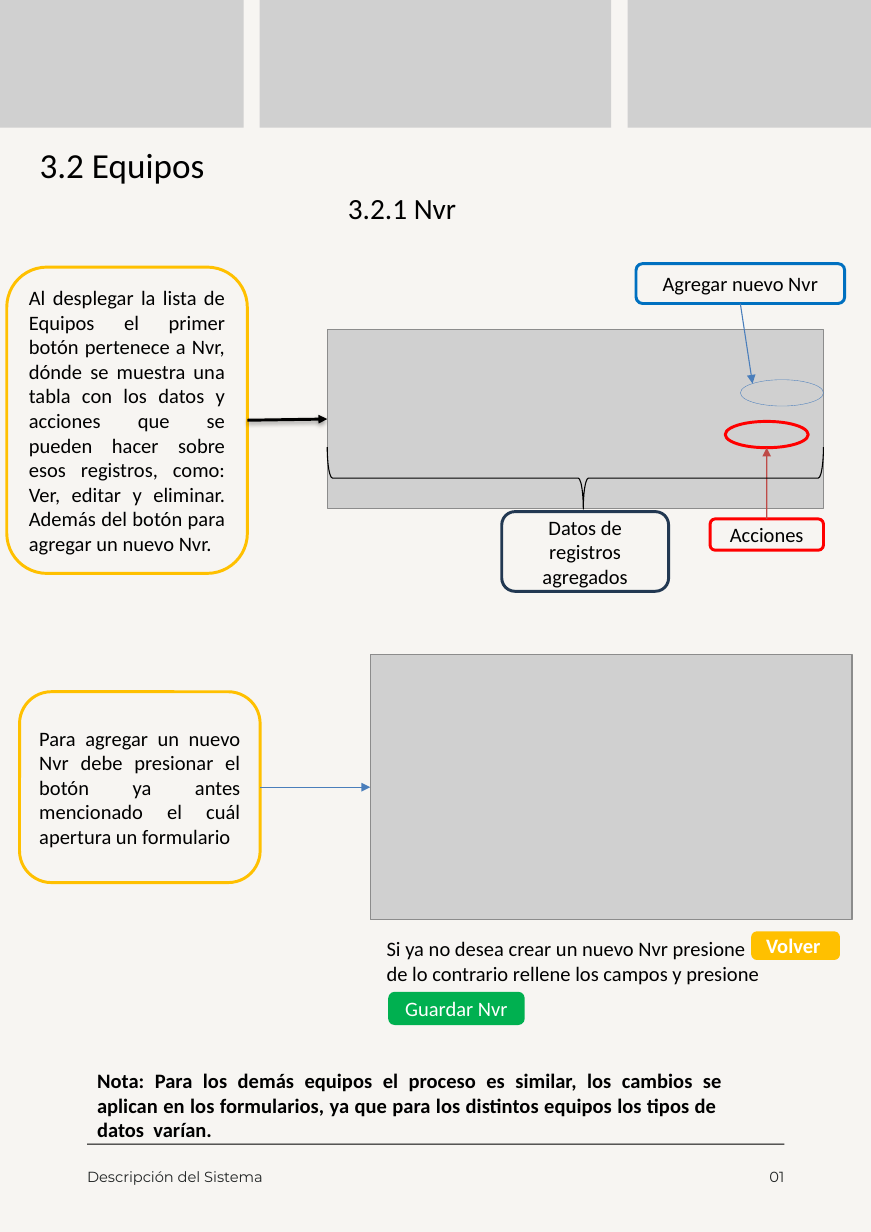
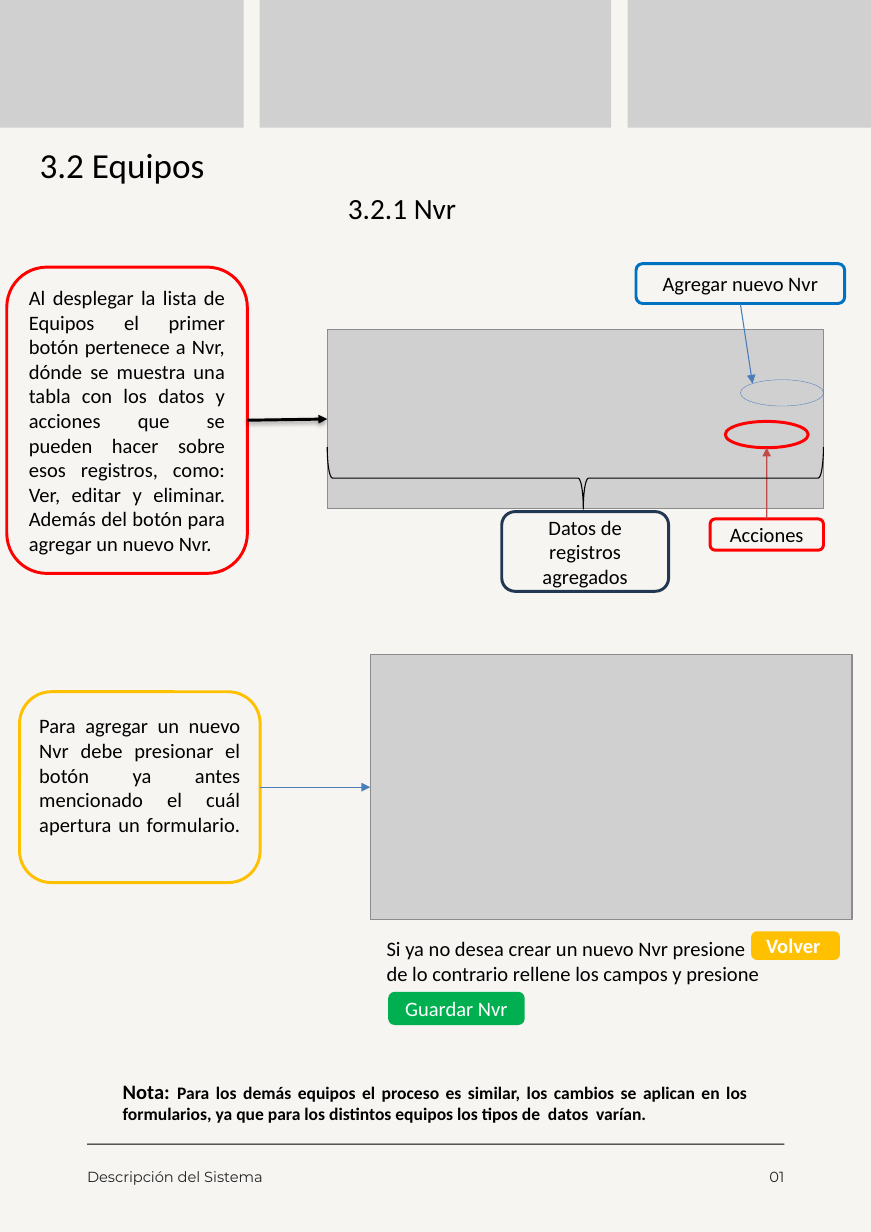
Before and after one commit to moreno-manuel/Pasantia-CVG-FMO, a slide deck: slide 10 of public/files/Documento A4 manual guía de estilos manual identidad visual minimalista rojo.pptx. Drawn at 871x1232 pixels with LibreOffice and Linux fonts; fonts in the diff are those of the drawing; grey boxes stand for pictures. Boxes give left, top, right and bottom in pixels: in the first picture for what was removed or moved away, otherwise in the second. Text is boxed around its words. In the diff, an @@ line names an element or a change of style, - is before the commit and + after.

```diff
--- a/public/files/Documento A4 manual guía de estilos manual identidad visual minimalista rojo.pptx
+++ b/public/files/Documento A4 manual guía de estilos manual identidad visual minimalista rojo.pptx
@@ rounded rectangle "Al desplegar la lista de ..." at [6,268,247,575]: outline #FFC000 2 pt to #FF0000 2 pt @@
@@ text in rounded rectangle at [39,720,241,836]: text changed @@
-Para agregar un nuevo Nvr debe presionar el botón ya antes mencionado el cuál apertura un formulario
+Para agregar un nuevo Nvr debe presionar el botón ya antes mencionado el cuál apertura un formulario.
@@ text "Nota: Para los demás equipos ...": place and size @@
-text "Nota: Para los demás equipos ..." at [97,1073,722,1137]
+text "Nota: Para los demás equipos ..." at [123,1085,747,1123]
@@ text "Nota: Para los demás equipos ..." at [123,1085,747,1123]: size 14 to 12 pt @@
```
Also in this commit, not shown: 10 other slides changed, 4 slides added, 7 other files.
